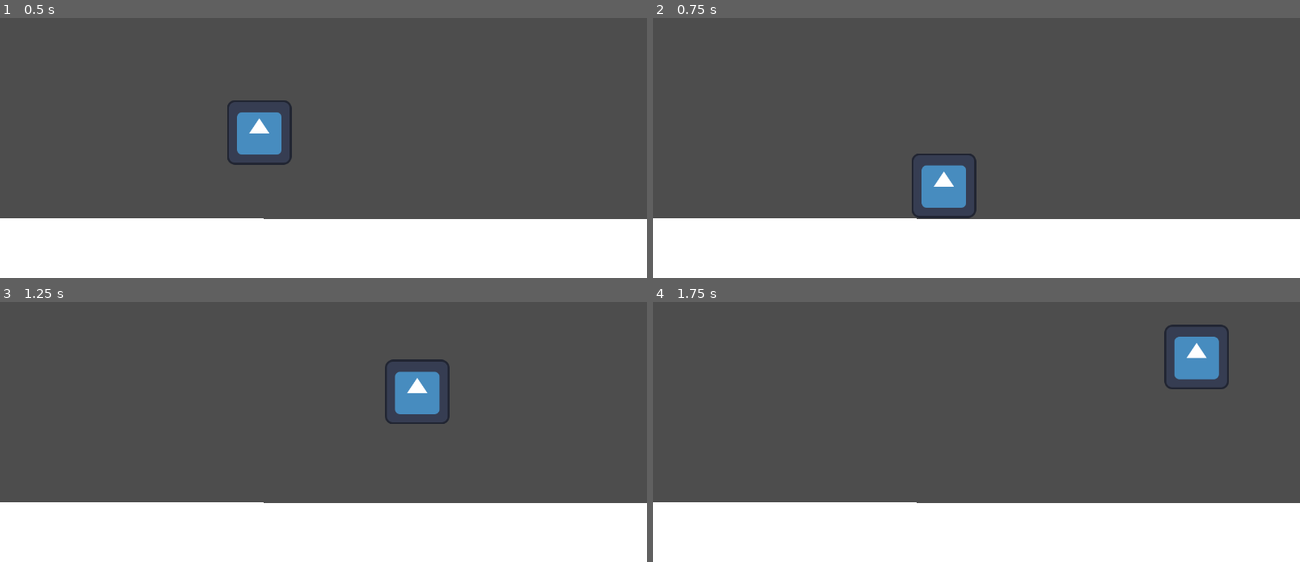
Above: before the commit, frames 1-4 (two rows, left to right).
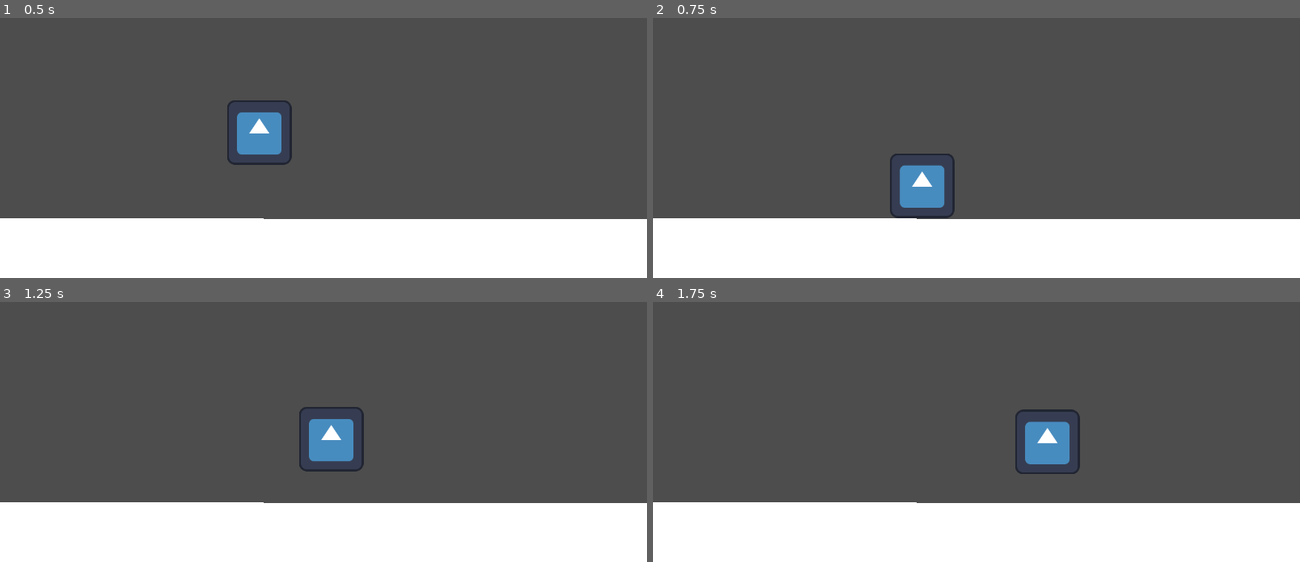
Above: after the commit, the same moments.

Repository: Ranpu123/JumpQuest
Game: Godot game, scene res://debug_platform.tscn
Same seed, same stepped clock (60 frames per second), same inputs: the game is played once before the commit and once after it. The engine's default icon, where the game draws it, is replaced by a stand-in: a white triangle on a blue panel in a dark square.
Inputs:
- Up to frame 1 (0.5 s): no input
- Up to frame 2 (0.75 s): hold Right (move_right) from 0.53 s (still down)
- Up to frame 3 (1.25 s): keep holding Right (move_right); tap Up (move_jump) at 0.77 s
- Up to frame 4 (1.75 s): keep holding Right (move_right); tap Up (move_jump) at 1.52 s

Frame 1 is identical in both runs. In frame 2, 1.6% of the frame differs, in the area x 36-50%, y 52-78%; in frame 3, 2.9%; in frame 4, 2.9%, in the area x 56-89%, y 8-67%.
Error after the commit: Attempt to call function 'stop' in base 'null instance' on a null instance. (res://Player.gd:54)

Commit message:
Changes to Player sprite and animations

Diff:
--- a/Player.gd
+++ b/Player.gd
@@ -1,10 +1,11 @@
 extends CharacterBody2D
 
+@onready var animation = $AnimationPlayer
 
-const MAX_SPEED = 500.0
-const ACCELERATION = 50.0
-const JUMP_VELOCITY = -550.0
-const FRICTION = 15.0
+const MAX_SPEED = 250.0
+const ACCELERATION = 15.0
+const JUMP_VELOCITY = -350.0
+const FRICTION = 10.0
 
 var has_double_jumped = false
 
@@ -22,6 +23,8 @@
 
 	move_and_slide()
 
+	update_animation()
+
 func apply_gravity(delta):
 	if not is_on_floor():
 		velocity.y += gravity * delta
@@ -34,7 +37,6 @@
 		has_double_jumped = true
 		velocity.y = JUMP_VELOCITY * 0.85
 
-
 func handle_jump():
 	if Input.is_action_just_pressed("move_jump") and is_on_floor():
 		velocity.y = JUMP_VELOCITY
@@ -46,3 +48,13 @@
 		velocity.x = move_toward(velocity.x, direction * MAX_SPEED, ACCELERATION)
 	else:
 		velocity.x = move_toward(velocity.x, 0, FRICTION)
+
+func update_animation():
+	if velocity.x == 0 or not is_on_floor():
+		animation.stop()
+	else:
+		var dir = "Left"
+		if velocity.x < 0: dir = "Left"
+		elif velocity.x > 0: dir = "Right"
+
+		animation.play("walk"+dir)
